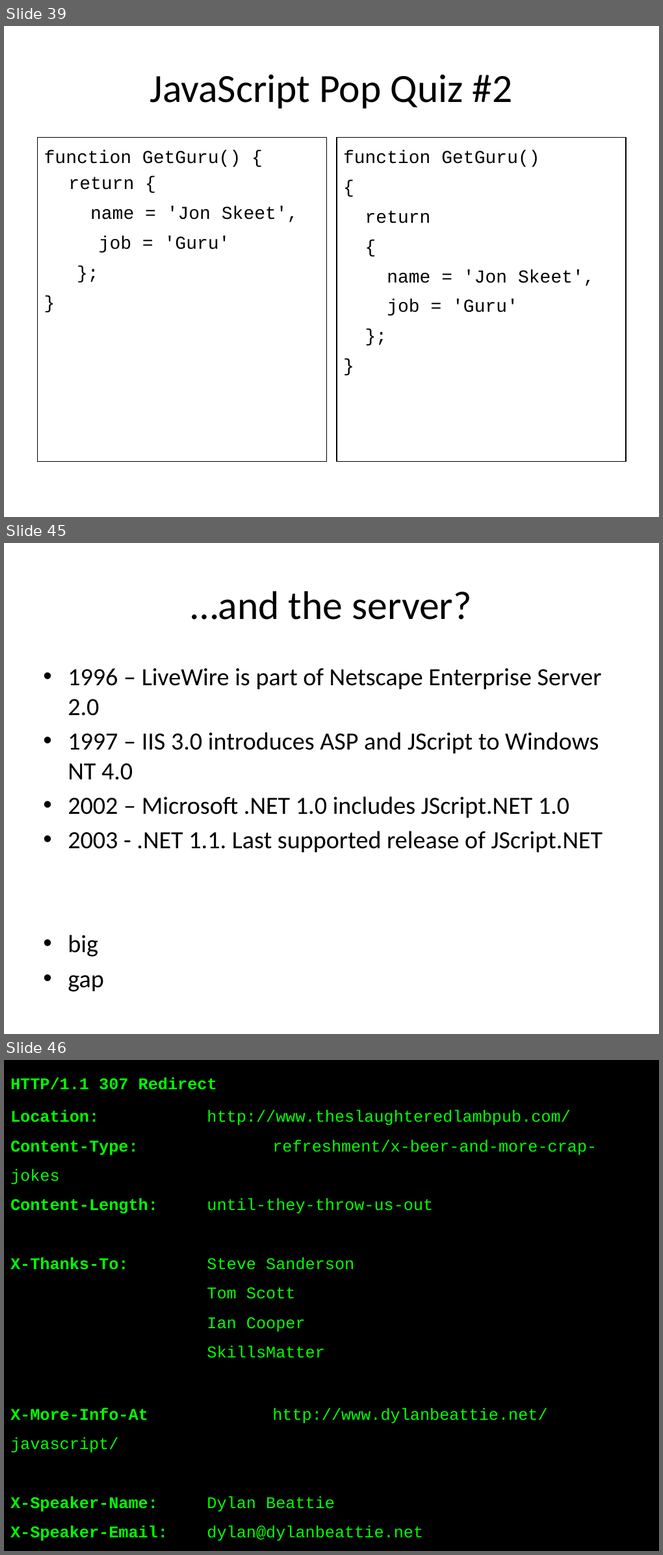
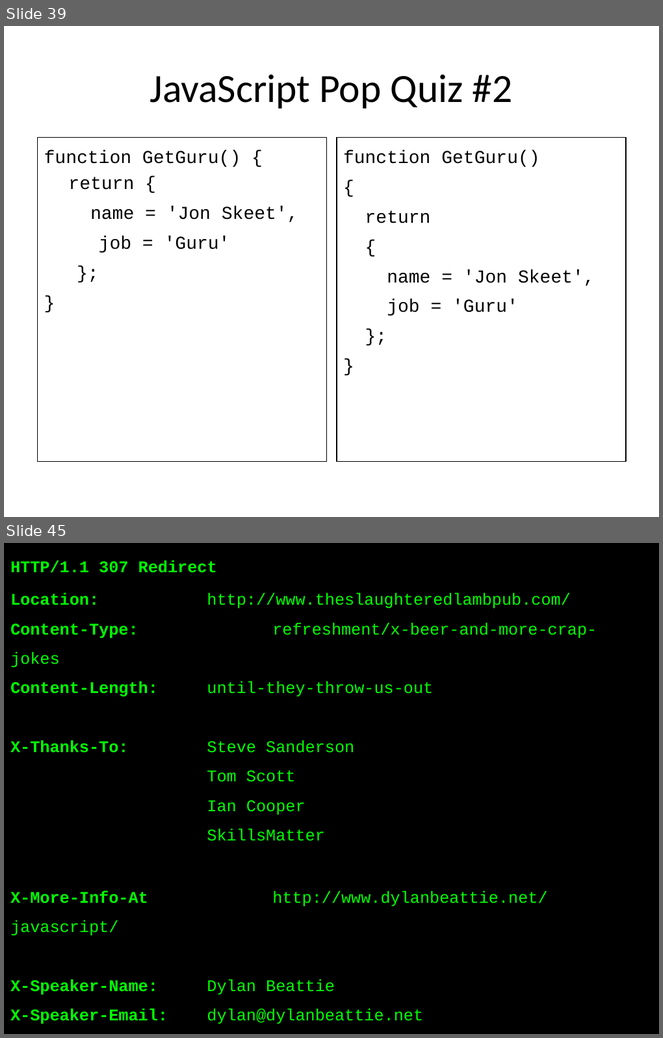
Before and after one commit to dylanbeattie/SoKnowJS, a slide deck: Slides/So You Think You Know Javascript.pptx. Shown one above the other, each under a label of ours: slides 39, 45 and 46 before the commit, slides 39 and 45 after it; the slides between them are not shown. The pictures are 663x1555 and 663x1038 pixels, drawn with LibreOffice and Linux fonts; fonts in the diff are those of the drawing. Boxes give left, top, right and bottom in pixels: in the first picture for what was removed or moved away, otherwise in the second. Text is boxed around its words. In the diff, an @@ line names an element or a change of style, - is before the commit and + after.

```diff
--- a/Slides/So You Think You Know Javascript.pptx
+++ b/Slides/So You Think You Know Javascript.pptx
@@ slide 45 removed at (x1=4, y1=543, x2=659, y2=1034), background #FFFFFF @@
@@ title removed at (x1=191, y1=591, x2=471, y2=620) @@
-…and the server?
@@ text removed at (x1=68, y1=668, x2=603, y2=992) @@
-• 1996 – LiveWire is part of Netscape Enterprise Server 2.0
-• 1997 – IIS 3.0 introduces ASP and JScript to Windows NT 4.0
-• 2002 – Microsoft .NET 1.0 includes JScript.NET 1.0
-• 2003 - .NET 1.1. Last supported release of JScript.NET
-• big
-• gap
@@ what was slide 46 is now slide 45 @@
```
Also in this commit, not shown: 6 slides changed, 5 slides added, 5 other slides removed, 1 other file.
